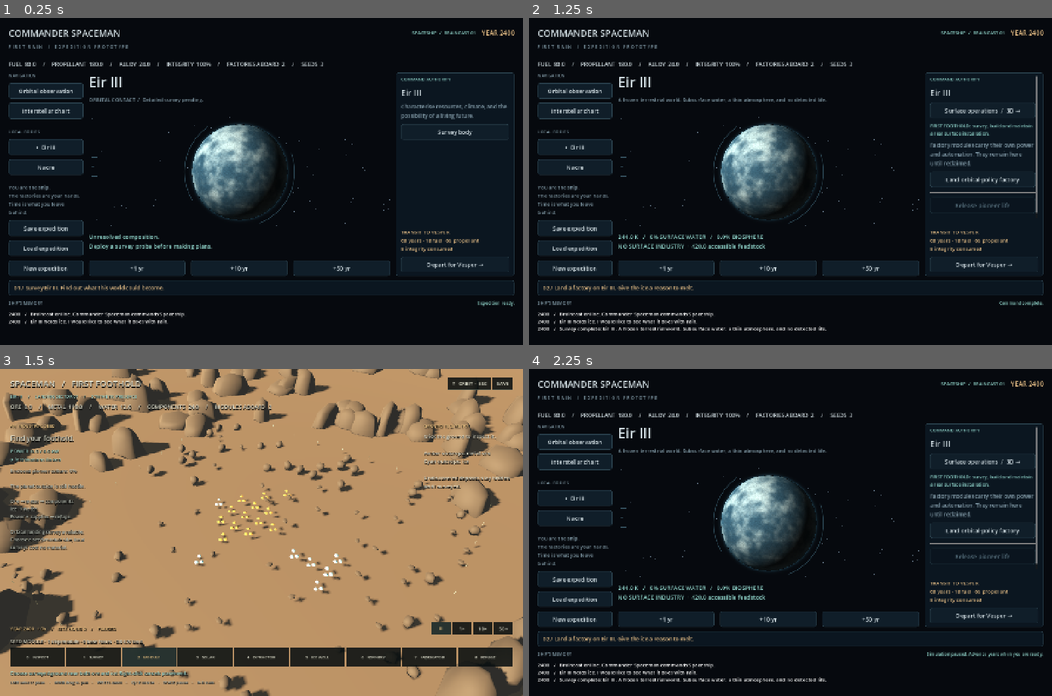
Above: before the commit, frames 1-4 (two rows, left to right).
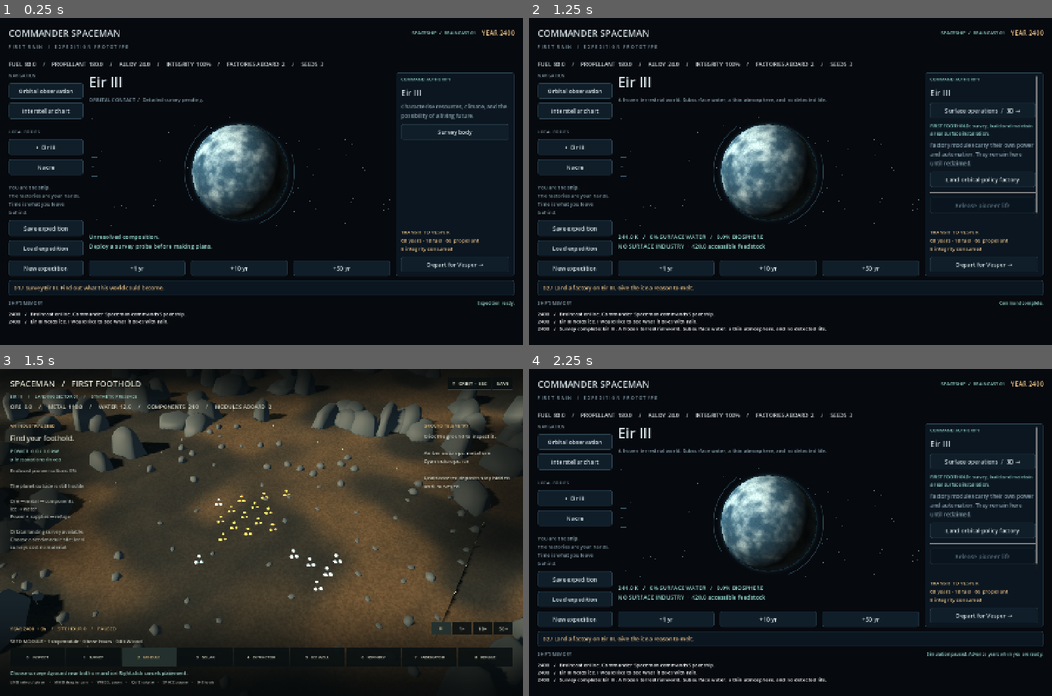
Above: after the commit, the same moments.

Repository: ulfur/spaceman
Game: Godot game, scene res://scenes/main.tscn
Two runs of this game, one before a commit and one after it. Both use one fixed random seed, a clock stepped at 60 frames per second and the inputs below.
Inputs:
- Up to frame 1 (0.25 s): no input
- Up to frame 2 (1.25 s): click "Survey body" at 0.5 s
- Up to frame 3 (1.5 s): click "Surface operations / 3D →" at 1.25 s
- Up to frame 4 (2.25 s): click "↑ ORBIT · ESC" at 2 s

Frames 1-2 are identical in both runs. In frame 3, 90% of the frame differs, in the area x 0-100%, y 0-100%; in frame 4, nothing differs.

Commit message:
Fix terrain winding, improve HUD contrast and verify scene/save continuity

Diff:
--- a/scripts/surface.gd
+++ b/scripts/surface.gd
@@ -49,9 +49,9 @@
 	node.text = text
 	node.add_theme_font_size_override("font_size", font_size)
 	node.add_theme_color_override("font_color", color)
-	node.add_theme_color_override("font_shadow_color", Color(0, 0, 0, 0.85))
-	node.add_theme_constant_override("shadow_offset_x", 1)
-	node.add_theme_constant_override("shadow_offset_y", 2)
+	node.add_theme_color_override("font_shadow_color", Color(0, 0, 0, 0.45))
+	node.add_theme_constant_override("shadow_offset_x", 0)
+	node.add_theme_constant_override("shadow_offset_y", 1)
 	node.mouse_filter = Control.MOUSE_FILTER_IGNORE
 	return node
 
@@ -109,6 +109,13 @@
 	viewport.add_child(world)
 	world.setup(site.state)
 	viewport_container.gui_input.connect(terrain_input)
+	var shade := ColorRect.new()
+	shade.set_anchors_and_offsets_preset(Control.PRESET_FULL_RECT)
+	shade.mouse_filter = Control.MOUSE_FILTER_IGNORE
+	var shade_material := ShaderMaterial.new()
+	shade_material.shader = preload("res://shaders/surface_hud.gdshader")
+	shade.material = shade_material
+	add_child(shade)
 	var top := margin_box(Control.PRESET_TOP_WIDE, Vector4(28, 22, -28, 112))
 	var stack := VBoxContainer.new()
 	stack.mouse_filter = Control.MOUSE_FILTER_IGNORE
--- a/scripts/surface_world.gd
+++ b/scripts/surface_world.gd
@@ -119,19 +119,20 @@
 			for index in range(4):
 				st.set_color(base.lightened(0.025 * (index % 2)))
 				st.add_vertex(center)
+				st.add_vertex(corners[index])
 				st.add_vertex(corners[(index + 1) % 4])
-				st.add_vertex(corners[index])
 	st.generate_normals()
-	var terrain_mat := material(Color.WHITE)
-	terrain_mat.vertex_color_use_as_albedo = true
-	mesh_node(self, st.commit(), Vector3.ZERO, terrain_mat)
+	var terrain_mat := ShaderMaterial.new()
+	terrain_mat.shader = preload("res://shaders/surface_terrain.gdshader")
+	var terrain := mesh_node(self, st.commit(), Vector3.ZERO, terrain_mat)
+	terrain.name = "Terrain"
 	# Geological apron and distant ridges make the sector a place, not a floating board.
 	var apron := PlaneMesh.new()
 	apron.size = Vector2(340, 340)
-	mesh_node(self, apron, Vector3(0, -0.12, 0), material(Color("645748")))
+	mesh_node(self, apron, Vector3(0, -0.12, 0), terrain_mat)
 	var rng := RandomNumberGenerator.new()
 	rng.seed = int(snapshot.seed) + 81
-	var rock_mat := material(Color("544c42"))
+	var rock_mat := material(Color("333e42"))
 	for i in range(155):
 		var angle: float = rng.randf() * TAU
 		var radius: float = rng.randf_range(48.0, 110.0)
--- /dev/null
+++ b/shaders/surface_hud.gdshader
@@ -0,0 +1,10 @@
+shader_type canvas_item;
+render_mode unshaded;
+
+void fragment() {
+	float top = (1.0 - smoothstep(0.0, 0.20, UV.y)) * 0.88;
+	float bottom = smoothstep(0.67, 1.0, UV.y) * 0.92;
+	float middle = smoothstep(0.12, 0.19, UV.y) * (1.0 - smoothstep(0.51, 0.68, UV.y));
+	float sides = max(1.0 - smoothstep(0.02, 0.28, UV.x), smoothstep(0.72, 0.98, UV.x)) * middle * 0.72;
+	COLOR = vec4(0.018, 0.032, 0.037, max(max(top, bottom), sides));
+}
--- /dev/null
+++ b/shaders/surface_terrain.gdshader
@@ -0,0 +1,31 @@
+shader_type spatial;
+render_mode diffuse_burley, specular_schlick_ggx;
+varying vec3 world_position;
+
+float hash(vec2 p) {
+	return fract(sin(dot(p, vec2(127.1, 311.7))) * 43758.5453);
+}
+
+float noise(vec2 p) {
+	vec2 cell = floor(p);
+	vec2 local = fract(p);
+	vec2 f = local * local * (3.0 - 2.0 * local);
+	return mix(mix(hash(cell), hash(cell + vec2(1.0, 0.0)), f.x),
+		mix(hash(cell + vec2(0.0, 1.0)), hash(cell + vec2(1.0)), f.x), f.y);
+}
+
+void vertex() {
+	world_position = (MODEL_MATRIX * vec4(VERTEX, 1.0)).xyz;
+}
+
+void fragment() {
+	vec2 p = world_position.xz;
+	float broad = noise(p * 0.07);
+	float grain = noise(p * 2.8) * 0.6 + noise(p * 13.0) * 0.4;
+	float strata = sin(p.x * 0.4 + p.y * 0.18 + noise(p * 0.18) * 5.0) * 0.5 + 0.5;
+	vec3 basalt = vec3(0.09, 0.115, 0.12);
+	vec3 mineral = vec3(0.26, 0.22, 0.16);
+	ALBEDO = mix(basalt, mineral, smoothstep(0.3, 0.8, broad) * 0.75 + strata * 0.12);
+	ALBEDO *= 0.75 + grain * 0.4;
+	ROUGHNESS = 0.96;
+}
--- a/tests/test_surface.gd
+++ b/tests/test_surface.gd
@@ -10,16 +10,26 @@
 		failures += 1
 		printerr("FAIL: " + message)
 
-func differences(a: Variant, b: Variant, path: String = "state") -> void:
+func equivalent(a: Variant, b: Variant) -> bool:
 	if a is Dictionary and b is Dictionary:
+		if a.size() != b.size():
+			return false
 		for key in a:
-			if b.has(key):
-				differences(a[key], b[key], path + "." + str(key))
+			if not b.has(key) or not equivalent(a[key], b[key]):
+				return false
+		return true
 	elif a is Array and b is Array:
-		for index in range(mini(a.size(), b.size())):
-			differences(a[index], b[index], path + "[%d]" % index)
-	elif str(a) != str(b) or typeof(a) != typeof(b):
-		print("ROUNDTRIP %s: %s (%d) -> %s (%d)" % [path, str(a), typeof(a), str(b), typeof(b)])
+		if a.size() != b.size():
+			return false
+		for index in range(a.size()):
+			if not equivalent(a[index], b[index]):
+				return false
+		return true
+	elif (a is float or a is int) and (b is float or b is int):
+		# Godot JSON's decimal parser may move a double by one ULP. This bound
+		# is far tighter than the model's resolution; integer clocks remain exact.
+		return a == b if a is int else absf(a - b) < 0.00000001
+	return a == b
 
 func place(site: RefCounted, kind: String) -> Vector2i:
 	# Choose the nearest legal cell, not a hardcoded solution map.
@@ -69,13 +79,12 @@
 	var save: String = site.save_json()
 	var restored = Surface.new()
 	check(restored.restore_json(save).ok, "Valid surface save restored")
-	if restored.save_json() != save:
-		differences(site.state, restored.state)
-	check(restored.save_json() == save, "Exact immediate surface save roundtrip")
+	check(equivalent(site.state, restored.state), "Surface save roundtrip within 1e-8 numeric tolerance")
+	var restored_save: String = restored.save_json()
 	var malformed: Dictionary = JSON.parse_string(save)
 	malformed.resources.metal = -1
 	check(not restored.restore_json(JSON.stringify(malformed)).ok, "Negative inventory rejected")
-	check(restored.save_json() == save, "Invalid load preserves previous state")
+	check(restored.save_json() == restored_save, "Invalid load preserves previous state exactly")
 	malformed = JSON.parse_string(save)
 	malformed.structures[1].x = malformed.structures[0].x
 	malformed.structures[1].z = malformed.structures[0].z
@@ -113,9 +122,10 @@
 	var full_save: String = session.save_json()
 	var session_copy = Session.new()
 	check(session_copy.restore_json(full_save).ok, "Complete expedition plus site restored")
-	check(session_copy.save_json() == full_save, "Complete save roundtrip")
+	check(equivalent(JSON.parse_string(session_copy.save_json()), JSON.parse_string(full_save)), "Complete save roundtrip")
+	var before_bad_load: String = session_copy.save_json()
 	check(not session_copy.restore_json("{bad json").ok, "Malformed save rejected without engine error")
-	check(session_copy.save_json() == full_save, "Malformed save is atomic")
+	check(session_copy.save_json() == before_bad_load, "Malformed save is exactly atomic")
 	check(session_copy.restore_json(session.expedition.save_json()).ok and session_copy.sites.is_empty(), "Old version-one expedition saves migrate")
 	check(session.command("travel").ok and session.surface_for("eir_iii") != null, "Return reacquires the same site")
 	check(session.surface_for("eir_iii").state.landed, "Module persists on return")
--- a/tests/test_surface_ui.gd
+++ b/tests/test_surface_ui.gd
@@ -49,10 +49,21 @@
 	var session = Session.get_shared()
 	session.reset()
 	session.initialized = true
-	session.command("survey", "eir_iii")
-	game = load("res://scenes/surface.tscn").instantiate()
+	game = load("res://scenes/main.tscn").instantiate()
 	root.add_child(game)
+	current_scene = game
 	await process_frame
+	game.find_child("Action_survey", true, false).pressed.emit()
+	check(game.find_child("Surface", true, false) != null, "Orbital survey exposes surface entry")
+	game.find_child("Surface", true, false).pressed.emit()
+	await process_frame
+	await process_frame
+	game = current_scene
+	check(game.name == "Surface", "Orbital button loads real surface scene")
+	await process_frame
+	var terrain: MeshInstance3D = game.world.get_node("Terrain")
+	var arrays: Array = terrain.mesh.surface_get_arrays(0)
+	check(arrays[Mesh.ARRAY_NORMAL][0].y > 0.5, "Terrain faces upward rather than being back-face culled")
 	check(game.speed == 0, "Surface starts paused")
 	await capture("05-surface-survey.png")
 	click_cell(Vector2i(10, 10))
@@ -78,6 +89,17 @@
 	root.size = Vector2i(1100, 760)
 	await capture("07-surface-compact.png")
 	check(game.get_global_rect().encloses(game.find_child("Toolbelt", true, false).get_global_rect()), "Toolbelt fits compact window")
+	var hours_before_return: int = game.site.state.total_hours
+	game.find_child("ReturnOrbit", true, false).pressed.emit()
+	await process_frame
+	await process_frame
+	game = current_scene
+	check(game.name == "Spaceman", "Return button restores orbital scene")
+	game.find_child("Surface", true, false).pressed.emit()
+	await process_frame
+	await process_frame
+	game = current_scene
+	check(game.site.state.total_hours == hours_before_return and game.site.state.landed, "Re-entering surface preserves clock and module")
 	print("Surface UI: %d failures" % failures)
 	game.queue_free()
 	await process_frame
Not shown, changed: docs/surface-prototype.md
